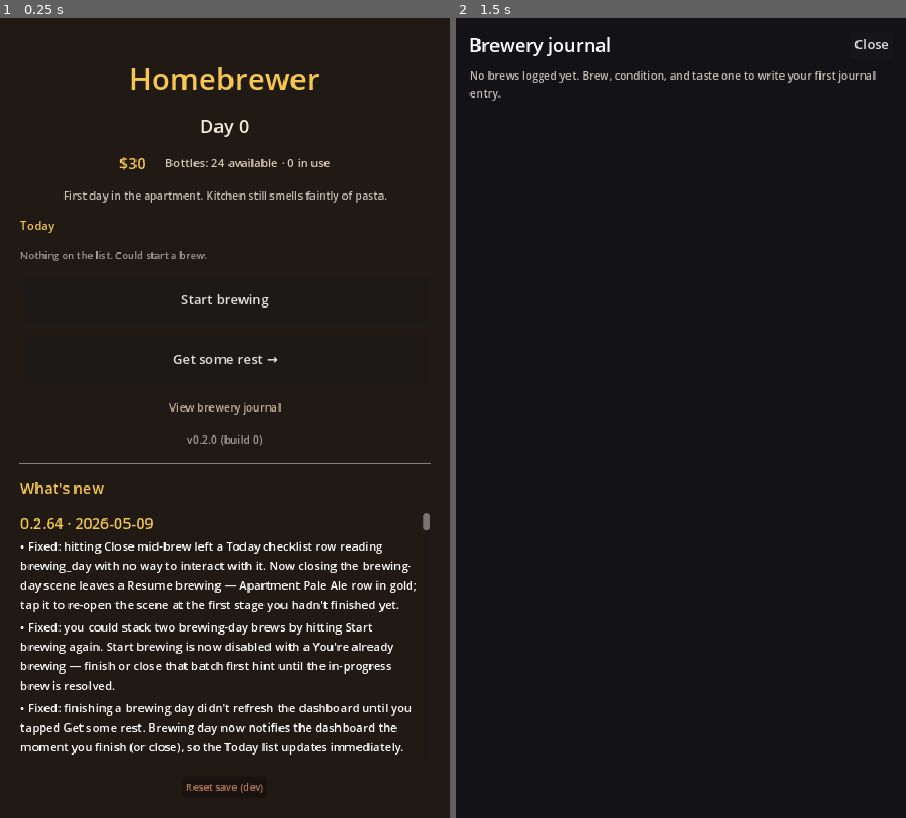
Above: before the commit, frames 1-2 (left to right).
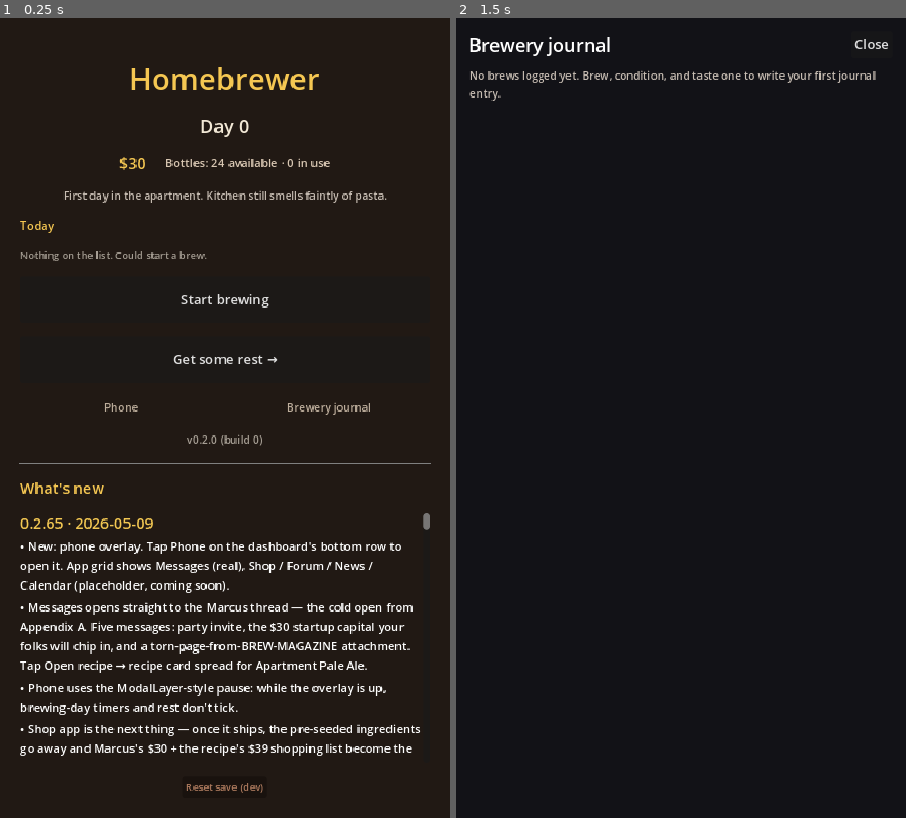
Above: after the commit, the same moments.

Repository: Shadaeiou/homebrewer
Game: Godot game, scene res://scenes/main.tscn
Two runs of this game, one before a commit and one after it. Both use one fixed random seed, a clock stepped at 60 frames per second and the inputs below.
Inputs (mouse positions are in pixels of both pictures, inside the frame that each line leads up to):
- Up to frame 1 (0.25 s): no input
- Up to frame 2 (1.5 s): click "View brewery journal" (after the commit: "Brewery journal") at 0.5 s; click (577, 410) at 1.25 s, where only the run after the commit has a clickable "Phone"

The runs differ from the first frame. In frame 1, 6.8% of the frame differs, in the area x 4-96%, y 48-93%; in frame 2, nothing differs.

Commit message:
Phone overlay shell + Messages app (Marcus cold open)
First chunk of step 10's Phone work. The overlay framework + Messages
land here; Shop app comes next and replaces the pre-seeded inventory
hack with the canonical Appendix A $30 / $39 trade-off.

scripts/main.gd
  + push_phone(scene, configure) / pop_phone(). Same pause semantics as
    push_modal but lives on PhoneLayer (layer=50, between active scene
    and modals). Phone subscenes don't stack on PhoneLayer; they swap
    inline inside the overlay.

scripts/phone/phone_overlay.gd + scenes/phone/phone_overlay.tscn
  Header (Back / Title / Close) + 2-column app grid + content slot.
  APPS list: Messages (available), Shop / Forum / News / Calendar
  (placeholder, button.disabled = true with "(coming soon)" suffix).
  Tapping an available app instantiates its scene into the content
  slot and swaps the header. Apps can implement on_phone_back() to
  consume the Back press for internal navigation (e.g. messages →
  recipe card → messages).

scripts/phone/messages_app.gd + scenes/phone/messages_app.tscn
  Single thread: Marcus, with the verbatim 5-message Appendix A cold
  open ("yo party next saturday at my place" / "you said you might
  try brewing right?" / "no pressure but" / "Mom & Dad said they'd
  chip in $30 ... 'startup capital' lol" / [torn page from BREW
  MAGAZINE] attachment). Tapping the recipe attachment swaps the
  thread for a recipe-card sub-view; on_phone_back pops back to the
  thread before falling through to the grid.

scripts/phone/recipe_card.gd + scenes/phone/recipe_card.tscn
  Renders a RecipeDef as a printable spread: name + tagline +
  Ingredients line ("Ingredients (5 gal): 6 lb LME · 1 oz Cascade @
  60min · 0.5 oz Cascade @ 15min · 0.5 oz Cascade @ flameout · 1
  packet US-05 dry ale · 5 gal water · 5 oz priming sugar") +
  Targets ("OG 1.045 · FG 1.012 · ABV 4.5%% · IBU 30") + Notes
  ("Boil 2.5 gallons. Add LME late. Top off with cold water in the
  fermenter."). Matches Appendix A's recipe card text.

  Quirk hit: GDScript's % operator doesn't support %g; using a
  small _fmt_qty helper that strips trailing ".0" so 6.0 lb reads
  6 lb but 0.5 oz keeps its decimal.

scenes/dashboard.tscn / scripts/dashboard.gd
  + BottomRow HBox replacing the standalone Journal button. Two
    flat tan buttons side-by-side: Phone | Brewery journal.
    Phone → push_phone(PHONE_OVERLAY_SCENE).

tools/screenshot_harness.gd
  + phone_overlay_grid.png (app grid with 4 disabled tiles + Messages)
  + messages_app.png (the Marcus thread with all five bubbles + the
    Open recipe button)
  + recipe_card.png (Apartment Pale Ale spread with the Appendix A
    text)

119/119 tests, 353 asserts. changelog 0.2.65.

Diff:
--- a/godot/data/changelog.json
+++ b/godot/data/changelog.json
@@ -1,4 +1,14 @@
 [
+  {
+    "version": "0.2.65",
+    "date": "2026-05-09",
+    "bullets": [
+      "New: phone overlay. Tap Phone on the dashboard's bottom row to open it. App grid shows Messages (real), Shop / Forum / News / Calendar (placeholder, coming soon).",
+      "Messages opens straight to the Marcus thread — the cold open from Appendix A. Five messages: party invite, the $30 startup capital your folks will chip in, and a torn-page-from-BREW-MAGAZINE attachment. Tap Open recipe → recipe card spread for Apartment Pale Ale.",
+      "Phone uses the ModalLayer-style pause: while the overlay is up, brewing-day timers and rest don't tick.",
+      "Shop app is the next thing — once it ships, the pre-seeded ingredients go away and Marcus's $30 + the recipe's $39 shopping list become the real first-decision moment."
+    ]
+  },
   {
     "version": "0.2.64",
     "date": "2026-05-09",
--- a/godot/scenes/dashboard.tscn
+++ b/godot/scenes/dashboard.tscn
@@ -112,11 +112,25 @@
 layout_mode = 2
 text = "Get some rest →"
 
-[node name="JournalButton" type="Button" parent="Margin/Body"]
-unique_name_in_owner = true
-layout_mode = 2
+[node name="BottomRow" type="HBoxContainer" parent="Margin/Body"]
+layout_mode = 2
+theme_override_constants/separation = 8
+
+[node name="PhoneButton" type="Button" parent="Margin/Body/BottomRow"]
+unique_name_in_owner = true
+layout_mode = 2
+size_flags_horizontal = 3
 flat = true
-text = "View brewery journal"
+text = "Phone"
+modulate = Color(0.85, 0.78, 0.70, 1)
+theme_override_font_sizes/font_size = 13
+
+[node name="JournalButton" type="Button" parent="Margin/Body/BottomRow"]
+unique_name_in_owner = true
+layout_mode = 2
+size_flags_horizontal = 3
+flat = true
+text = "Brewery journal"
 modulate = Color(0.85, 0.78, 0.70, 1)
 theme_override_font_sizes/font_size = 13
 
--- /dev/null
+++ b/godot/scenes/phone/messages_app.tscn
@@ -0,0 +1,55 @@
+[gd_scene load_steps=2 format=3 uid="uid://b8messagesapphcwma"]
+
+[ext_resource type="Script" path="res://scripts/phone/messages_app.gd" id="1_msg"]
+
+[node name="MessagesApp" type="Control"]
+layout_mode = 3
+anchors_preset = 15
+anchor_right = 1.0
+anchor_bottom = 1.0
+grow_horizontal = 2
+grow_vertical = 2
+script = ExtResource("1_msg")
+
+[node name="ThreadView" type="VBoxContainer" parent="."]
+unique_name_in_owner = true
+layout_mode = 1
+anchors_preset = 15
+anchor_right = 1.0
+anchor_bottom = 1.0
+grow_horizontal = 2
+grow_vertical = 2
+theme_override_constants/separation = 8
+
+[node name="SenderHeader" type="Label" parent="ThreadView"]
+unique_name_in_owner = true
+layout_mode = 2
+text = "Marcus"
+theme_override_font_sizes/font_size = 16
+theme_override_colors/font_color = Color(0.96, 0.78, 0.32, 1)
+
+[node name="Hint" type="Label" parent="ThreadView"]
+layout_mode = 2
+text = "Saturday morning · 9:14 AM"
+theme_override_font_sizes/font_size = 11
+modulate = Color(0.65, 0.62, 0.58, 1)
+
+[node name="Scroll" type="ScrollContainer" parent="ThreadView"]
+layout_mode = 2
+size_flags_vertical = 3
+
+[node name="BubbleList" type="VBoxContainer" parent="ThreadView/Scroll"]
+unique_name_in_owner = true
+layout_mode = 2
+size_flags_horizontal = 3
+theme_override_constants/separation = 8
+
+[node name="RecipeSlot" type="PanelContainer" parent="."]
+unique_name_in_owner = true
+layout_mode = 1
+anchors_preset = 15
+anchor_right = 1.0
+anchor_bottom = 1.0
+grow_horizontal = 2
+grow_vertical = 2
+visible = false
--- /dev/null
+++ b/godot/scenes/phone/phone_overlay.tscn
@@ -0,0 +1,82 @@
+[gd_scene load_steps=2 format=3 uid="uid://b8phoneoverlayhcwma"]
+
+[ext_resource type="Script" path="res://scripts/phone/phone_overlay.gd" id="1_phone"]
+
+[node name="PhoneOverlay" type="Control"]
+layout_mode = 3
+anchors_preset = 15
+anchor_right = 1.0
+anchor_bottom = 1.0
+grow_horizontal = 2
+grow_vertical = 2
+mouse_filter = 0
+script = ExtResource("1_phone")
+
+[node name="Background" type="ColorRect" parent="."]
+layout_mode = 1
+anchors_preset = 15
+anchor_right = 1.0
+anchor_bottom = 1.0
+grow_horizontal = 2
+grow_vertical = 2
+color = Color(0.05, 0.06, 0.08, 0.96)
+
+[node name="Margin" type="MarginContainer" parent="."]
+layout_mode = 1
+anchors_preset = 15
+anchor_right = 1.0
+anchor_bottom = 1.0
+grow_horizontal = 2
+grow_vertical = 2
+theme_override_constants/margin_left = 12
+theme_override_constants/margin_top = 12
+theme_override_constants/margin_right = 12
+theme_override_constants/margin_bottom = 12
+
+[node name="Stack" type="VBoxContainer" parent="Margin"]
+layout_mode = 2
+theme_override_constants/separation = 12
+
+[node name="Header" type="HBoxContainer" parent="Margin/Stack"]
+layout_mode = 2
+theme_override_constants/separation = 12
+
+[node name="BackButton" type="Button" parent="Margin/Stack/Header"]
+unique_name_in_owner = true
+layout_mode = 2
+visible = false
+text = "← Back"
+
+[node name="TitleLabel" type="Label" parent="Margin/Stack/Header"]
+unique_name_in_owner = true
+layout_mode = 2
+size_flags_horizontal = 3
+text = "Phone"
+theme_override_font_sizes/font_size = 18
+horizontal_alignment = 1
+
+[node name="CloseButton" type="Button" parent="Margin/Stack/Header"]
+unique_name_in_owner = true
+layout_mode = 2
+text = "Close"
+
+[node name="AppGrid" type="GridContainer" parent="Margin/Stack"]
+unique_name_in_owner = true
+layout_mode = 2
+theme_override_constants/h_separation = 8
+theme_override_constants/v_separation = 8
+columns = 2
+
+[node name="PlaceholderLabel" type="Label" parent="Margin/Stack"]
+unique_name_in_owner = true
+layout_mode = 2
+text = "Tap an app to open it. Most are placeholders for now — Messages is the cold open."
+theme_override_font_sizes/font_size = 12
+modulate = Color(0.65, 0.62, 0.58, 1)
+autowrap_mode = 3
+horizontal_alignment = 1
+
+[node name="ContentSlot" type="PanelContainer" parent="Margin/Stack"]
+unique_name_in_owner = true
+layout_mode = 2
+size_flags_vertical = 3
--- /dev/null
+++ b/godot/scenes/phone/recipe_card.tscn
@@ -0,0 +1,86 @@
+[gd_scene load_steps=2 format=3 uid="uid://b8recipecardhcwma"]
+
+[ext_resource type="Script" path="res://scripts/phone/recipe_card.gd" id="1_rc"]
+
+[node name="RecipeCard" type="Control"]
+layout_mode = 3
+anchors_preset = 15
+anchor_right = 1.0
+anchor_bottom = 1.0
+grow_horizontal = 2
+grow_vertical = 2
+script = ExtResource("1_rc")
+
+[node name="Margin" type="MarginContainer" parent="."]
+layout_mode = 1
+anchors_preset = 15
+anchor_right = 1.0
+anchor_bottom = 1.0
+grow_horizontal = 2
+grow_vertical = 2
+theme_override_constants/margin_left = 12
+theme_override_constants/margin_top = 12
+theme_override_constants/margin_right = 12
+theme_override_constants/margin_bottom = 12
+
+[node name="Stack" type="VBoxContainer" parent="Margin"]
+layout_mode = 2
+theme_override_constants/separation = 12
+
+[node name="NameLabel" type="Label" parent="Margin/Stack"]
+unique_name_in_owner = true
+layout_mode = 2
+text = "Apartment Pale Ale"
+theme_override_font_sizes/font_size = 22
+theme_override_colors/font_color = Color(0.96, 0.78, 0.32, 1)
+horizontal_alignment = 1
+
+[node name="TaglineLabel" type="Label" parent="Margin/Stack"]
+unique_name_in_owner = true
+layout_mode = 2
+text = "\"Bulletproof first batch. Forgiving. Tasty.\""
+theme_override_font_sizes/font_size = 12
+modulate = Color(0.85, 0.78, 0.70, 1)
+horizontal_alignment = 1
+
+[node name="Sep1" type="HSeparator" parent="Margin/Stack"]
+layout_mode = 2
+
+[node name="IngredientsHeader" type="Label" parent="Margin/Stack"]
+layout_mode = 2
+text = "Ingredients"
+theme_override_font_sizes/font_size = 14
+modulate = Color(0.96, 0.78, 0.32, 1)
+
+[node name="IngredientsLabel" type="Label" parent="Margin/Stack"]
+unique_name_in_owner = true
+layout_mode = 2
+text = ""
+theme_override_font_sizes/font_size = 12
+autowrap_mode = 3
+
+[node name="Sep2" type="HSeparator" parent="Margin/Stack"]
+layout_mode = 2
+
+[node name="TargetsHeader" type="Label" parent="Margin/Stack"]
+layout_mode = 2
+text = "Targets"
+theme_override_font_sizes/font_size = 14
+modulate = Color(0.96, 0.78, 0.32, 1)
+
+[node name="TargetsLabel" type="Label" parent="Margin/Stack"]
+unique_name_in_owner = true
+layout_mode = 2
+text = ""
+theme_override_font_sizes/font_size = 12
+
+[node name="Sep3" type="HSeparator" parent="Margin/Stack"]
+layout_mode = 2
+
+[node name="NotesLabel" type="Label" parent="Margin/Stack"]
+unique_name_in_owner = true
+layout_mode = 2
+text = ""
+theme_override_font_sizes/font_size = 12
+modulate = Color(0.85, 0.85, 0.55, 1)
+autowrap_mode = 3
--- a/godot/scripts/dashboard.gd
+++ b/godot/scripts/dashboard.gd
@@ -18,6 +18,7 @@
 const BOTTLING_SCENE         := preload("res://scenes/minigames/bottling.tscn")
 const TASTING_SCENE          := preload("res://scenes/minigames/tasting.tscn")
 const JOURNAL_SCENE          := preload("res://scenes/journal.tscn")
+const PHONE_OVERLAY_SCENE    := preload("res://scenes/phone/phone_overlay.tscn")
 const CHECK_FERMENTER_MODAL  := preload("res://scenes/modals/check_fermenter.tscn")
 
 const STARTER_RECIPE_ID := "apartment_pale_ale"
@@ -30,6 +31,7 @@
 @onready var checklist_header: Label = %ChecklistHeader
 @onready var checklist_list: VBoxContainer = %ChecklistList
 @onready var journal_button: Button = %JournalButton
+@onready var phone_button: Button = %PhoneButton
 @onready var start_brewing_button: Button = %StartBrewingButton
 @onready var start_brewing_hint: Label = %StartBrewingHint
 @onready var version_label: Label = %VersionLabel
@@ -45,6 +47,7 @@
 	rest_button.pressed.connect(_on_rest_pressed)
 	start_brewing_button.pressed.connect(_on_start_brewing_pressed)
 	journal_button.pressed.connect(_on_journal_pressed)
+	phone_button.pressed.connect(_on_phone_pressed)
 	dev_reset_button.pressed.connect(_on_dev_reset_pressed)
 	reset_confirm_dialog.confirmed.connect(_on_dev_reset_confirmed)
 	Updater.update_available.connect(_on_update_available)
@@ -64,6 +67,11 @@
 	var main := get_tree().root.get_node_or_null("Main")
 	if main and main.has_method("mount_active_scene"):
 		main.mount_active_scene(JOURNAL_SCENE)
+
+func _on_phone_pressed() -> void:
+	var main := get_tree().root.get_node_or_null("Main")
+	if main and main.has_method("push_phone"):
+		main.push_phone(PHONE_OVERLAY_SCENE)
 
 func _on_dev_reset_pressed() -> void:
 	reset_confirm_dialog.popup_centered()
--- a/godot/scripts/main.gd
+++ b/godot/scripts/main.gd
@@ -51,6 +51,23 @@
 	if TimeService.is_scene_running():
 		TimeService.end_scene()
 
+func push_phone(scene: PackedScene, configure: Callable = Callable()) -> Node:
+	## Push the phone overlay onto PhoneLayer per 7.2. Same pause semantics
+	## as a modal but lives at layer=50 (between active scene and modals).
+	## Phone subscenes (Messages / Shop / Calendar / etc.) live inside the
+	## overlay and swap inline rather than stacking on PhoneLayer.
+	var instance: Node = scene.instantiate()
+	if configure.is_valid():
+		configure.call(instance)
+	phone_layer.add_child(instance)
+	get_tree().paused = true
+	return instance
+
+func pop_phone() -> void:
+	for child in phone_layer.get_children():
+		child.queue_free()
+	get_tree().paused = false
+
 func push_modal(scene: PackedScene, configure: Callable = Callable()) -> Node:
 	## Push a modal onto ModalLayer per 7.2. Pauses the rest of the scene
 	## tree so brewing-day timers / scene_clock don't keep running while
--- /dev/null
+++ b/godot/scripts/phone/messages_app.gd
@@ -0,0 +1,107 @@
+extends Control
+
+## Messages app — single thread (Marcus) per Appendix A's cold open. The
+## five-message thread is the player's first contact with the brewing
+## prompt: party invite, the $30 startup capital, and the BREW MAGAZINE
+## recipe attachment that opens the Apartment Pale Ale recipe card.
+##
+## Tapping the recipe attachment swaps the messages view for an inline
+## recipe card. The phone overlay's Back button is wired to call
+## on_phone_back() so navigating Marcus → recipe → Marcus works one
+## level at a time before falling back to the app grid.
+##
+## v1 is read-only — no replies, no message authoring. Marcus stays
+## the only thread until the NPC + relationship system lands.
+
+const RECIPE_CARD := preload("res://scenes/phone/recipe_card.tscn")
+
+const MARCUS_MESSAGES := [
+	{"body": "yo party next saturday at my place"},
+	{"body": "you said you might try brewing right? would be sick if you brought beer"},
+	{"body": "no pressure but"},
+	{"body": "Mom & Dad said they'd chip in $30 if you do it btw, called it your 'startup capital' lol"},
+	{"type": "recipe_attachment", "recipe_id": "apartment_pale_ale",
+		"label": "[image] torn page from BREW MAGAZINE"},
+]
+
+@onready var _thread_view: Control = %ThreadView
+@onready var _recipe_slot: PanelContainer = %RecipeSlot
+@onready var _bubble_list: VBoxContainer = %BubbleList
+@onready var _sender_header: Label = %SenderHeader
+
+var _phone_overlay: Control = null
+var _recipe_card: Control = null
+
+func _ready() -> void:
+	_sender_header.text = "Marcus"
+	_render_thread()
+	_show_thread()
+
+func set_phone_overlay(overlay: Control) -> void:
+	_phone_overlay = overlay
+
+func on_phone_back() -> bool:
+	## Phone-overlay back button hook. If a recipe card is open, close it
+	## and tell the overlay we consumed the press; otherwise fall through.
+	if _recipe_card != null:
+		_close_recipe()
+		return true
+	return false
+
+func _render_thread() -> void:
+	for child in _bubble_list.get_children():
+		child.queue_free()
+	for msg in MARCUS_MESSAGES:
+		_bubble_list.add_child(_bubble(msg))
+
+func _bubble(msg: Dictionary) -> Control:
+	var box := PanelContainer.new()
+	box.size_flags_horizontal = Control.SIZE_SHRINK_BEGIN
+	box.custom_minimum_size = Vector2(200, 0)
+
+	var inner := VBoxContainer.new()
+	inner.add_theme_constant_override("separation", 4)
+	box.add_child(inner)
+
+	var msg_type := String(msg.get("type", "text"))
+	if msg_type == "recipe_attachment":
+		var label := Label.new()
+		label.text = String(msg.get("label", "[attachment]"))
+		label.add_theme_font_size_override("font_size", 11)
+		label.add_theme_color_override("font_color", Color(0.78, 0.74, 0.70))
+		label.autowrap_mode = TextServer.AUTOWRAP_WORD_SMART
+		inner.add_child(label)
+		var open_btn := Button.new()
+		open_btn.text = "Open recipe"
+		var rid: String = String(msg.get("recipe_id", ""))
+		open_btn.pressed.connect(func(): _open_recipe(rid))
+		inner.add_child(open_btn)
+	else:
+		var label := Label.new()
+		label.text = String(msg.get("body", ""))
+		label.add_theme_font_size_override("font_size", 13)
+		label.autowrap_mode = TextServer.AUTOWRAP_WORD_SMART
+		inner.add_child(label)
+	return box
+
+func _show_thread() -> void:
+	_thread_view.visible = true
+	_recipe_slot.visible = false
+	if _phone_overlay != null and _phone_overlay.has_method("set_app_title"):
+		_phone_overlay.set_app_title("Marcus")
+
+func _open_recipe(recipe_id: String) -> void:
+	_close_recipe()  # safety
+	_recipe_card = RECIPE_CARD.instantiate()
+	_recipe_card.recipe_id = recipe_id
+	_recipe_slot.add_child(_recipe_card)
+	_thread_view.visible = false
+	_recipe_slot.visible = true
+	if _phone_overlay != null and _phone_overlay.has_method("set_app_title"):
+		_phone_overlay.set_app_title("Recipe")
+
+func _close_recipe() -> void:
+	if _recipe_card != null:
+		_recipe_card.queue_free()
+		_recipe_card = null
+	_show_thread()
--- /dev/null
+++ b/godot/scripts/phone/phone_overlay.gd
@@ -0,0 +1,105 @@
+extends Control
+
+## Phone overlay per DESIGN.md 1.4 + 7.2. Lives on PhoneLayer (layer=50).
+## Pauses the rest of the tree while up so the brewing-day clock /
+## anomalies don't run while the player's reading messages.
+##
+## v1 ships Messages (Marcus thread) as the only fully-wired app —
+## that's the cold open from Appendix A. Shop / Forum / News / Calendar
+## are placeholder tiles in the grid; tapping them shows a "coming soon"
+## stub. The Phone overlay itself is the architectural piece this commit
+## lands so each app can drop in as it gets built.
+
+signal closed
+
+const APPS := [
+	{"id": "messages", "label": "Messages",  "scene": preload("res://scenes/phone/messages_app.tscn"), "available": true},
+	{"id": "shop",     "label": "Shop",      "scene": null,  "available": false},
+	{"id": "forum",    "label": "Forum",     "scene": null,  "available": false},
+	{"id": "news",     "label": "News",      "scene": null,  "available": false},
+	{"id": "calendar", "label": "Calendar",  "scene": null,  "available": false},
+]
+
+@onready var _back_button: Button = %BackButton
+@onready var _close_button: Button = %CloseButton
+@onready var _title_label: Label = %TitleLabel
+@onready var _grid_container: GridContainer = %AppGrid
+@onready var _content_slot: PanelContainer = %ContentSlot
+@onready var _placeholder_label: Label = %PlaceholderLabel
+
+var _current_app: Control = null
+
+func _ready() -> void:
+	# Run while tree is paused so phone input still works.
+	process_mode = Node.PROCESS_MODE_ALWAYS
+	_back_button.pressed.connect(_on_back_pressed)
+	_close_button.pressed.connect(_on_close_pressed)
+	_render_grid()
+	_show_grid()
+
+func _render_grid() -> void:
+	for child in _grid_container.get_children():
+		child.queue_free()
+	for app in APPS:
+		var btn := Button.new()
+		btn.text = String(app["label"])
+		btn.custom_minimum_size = Vector2(0, 80)
+		btn.size_flags_horizontal = Control.SIZE_EXPAND_FILL
+		if not bool(app["available"]):
+			btn.disabled = true
+			btn.text += "\n(coming soon)"
+		else:
+			var id := String(app["id"])
+			btn.pressed.connect(func(): _show_app(id))
+		_grid_container.add_child(btn)
+
+func _show_grid() -> void:
+	_clear_app()
+	_grid_container.visible = true
+	_back_button.visible = false
+	_title_label.text = "Phone"
+	_placeholder_label.visible = true
+
+func _show_app(app_id: String) -> void:
+	for app in APPS:
+		if String(app["id"]) == app_id:
+			_clear_app()
+			var packed: PackedScene = app["scene"]
+			if packed == null:
+				return
+			_current_app = packed.instantiate()
+			# Pass the overlay reference in case the app needs to swap
+			# its own internal sub-view (e.g. messages → recipe card).
+			if _current_app.has_method("set_phone_overlay"):
+				_current_app.set_phone_overlay(self)
+			_content_slot.add_child(_current_app)
+			_grid_container.visible = false
+			_back_button.visible = true
+			_title_label.text = String(app["label"])
+			_placeholder_label.visible = false
+			return
+
+func _clear_app() -> void:
+	if _current_app != null:
+		_current_app.queue_free()
+		_current_app = null
+
+func set_app_title(text: String) -> void:
+	## Apps call this to update the header crumb when they navigate
+	## into a sub-view (Messages → Marcus thread → recipe card).
+	_title_label.text = text
+
+func _on_back_pressed() -> void:
+	# If the current app wants to handle Back internally (e.g. messages
+	# popping a recipe-card sub-view), give it a chance.
+	if _current_app != null and _current_app.has_method("on_phone_back"):
+		var consumed: bool = _current_app.on_phone_back()
+		if consumed:
+			return
+	_show_grid()
+
+func _on_close_pressed() -> void:
+	closed.emit()
+	var main := get_tree().root.get_node_or_null("Main")
+	if main and main.has_method("pop_phone"):
+		main.pop_phone()
--- /dev/null
+++ b/godot/scripts/phone/recipe_card.gd
@@ -0,0 +1,59 @@
+extends Control
+
+## Recipe card — the BREW MAGAZINE attachment from Appendix A. Renders
+## a RecipeDef as a printable-looking spread: name + tagline, ingredients
+## list, target numbers, brewing notes. Read-only; this isn't where the
+## player edits a recipe.
+
+@onready var _name_label: Label = %NameLabel
+@onready var _tagline_label: Label = %TaglineLabel
+@onready var _ingredients_label: Label = %IngredientsLabel
+@onready var _targets_label: Label = %TargetsLabel
+@onready var _notes_label: Label = %NotesLabel
+
+var recipe_id: String = ""
+
+func _ready() -> void:
+	if recipe_id == "":
+		return
+	var path: String = "res://data/recipes/%s.tres" % recipe_id
+	var recipe: RecipeDef = load(path)
+	if recipe == null:
+		_name_label.text = "Recipe not found"
+		return
+	_name_label.text = recipe.display_name
+	_tagline_label.text = "\"Bulletproof first batch. Forgiving. Tasty.\""
+
+	# Build the ingredients line in Appendix A's format. (GDScript's %
+	# operator doesn't support %g, so we format floats via String() to
+	# strip trailing zeros manually.)
+	var bits: PackedStringArray = PackedStringArray()
+	for f in recipe.fermentables:
+		bits.append("%s lb %s" % [_fmt_qty(f.get("weight_lb", 0)), String(f.get("item", ""))])
+	for h in recipe.hop_schedule:
+		var minutes: int = int(h.get("minutes_remaining", 0))
+		var when_label: String = "@ flameout" if minutes == 0 else "@ %dmin" % minutes
+		bits.append("%s oz %s %s" % [
+			_fmt_qty(h.get("weight_oz", 0)),
+			String(h.get("item", "")),
+			when_label,
+		])
+	bits.append("1 packet %s" % String(recipe.yeast.get("item", "")))
+	bits.append("%s gal water" % _fmt_qty(recipe.batch_size_gal))
+	bits.append("%s oz priming sugar" % _fmt_qty(recipe.priming_sugar_oz))
+	var joined: String = " · ".join(bits)
+	_ingredients_label.text = "Ingredients (%s gal): %s" % [_fmt_qty(recipe.batch_size_gal), joined]
+
+	_targets_label.text = "Targets: OG %.3f · FG %.3f · ABV %.1f%% · IBU %.0f" % [
+		recipe.target_og, recipe.target_fg, recipe.target_abv, recipe.target_ibu,
+	]
+
+	_notes_label.text = "Boil %s gallons. Add LME late. Top off with cold water in the fermenter." % _fmt_qty(recipe.boil_volume_gal)
+
+func _fmt_qty(v) -> String:
+	# Strip trailing ".0" so "6.0 lb" reads as "6 lb"; keep one decimal
+	# otherwise (Cascade additions are 0.5 oz, batch_size 5.0 gal etc.).
+	var f := float(v)
+	if f == floor(f):
+		return str(int(f))
+	return "%.1f" % f
--- a/godot/tools/screenshot_harness.gd
+++ b/godot/tools/screenshot_harness.gd
@@ -39,6 +39,10 @@
 		"journal_wipe": true},
 	{"name": "journal_populated", "path": "res://scenes/journal.tscn", "frames": 5,
 		"journal_synthetic_entries": true},
+	{"name": "phone_overlay_grid", "path": "res://scenes/phone/phone_overlay.tscn", "frames": 5},
+	{"name": "messages_app", "path": "res://scenes/phone/messages_app.tscn", "frames": 5},
+	{"name": "recipe_card", "path": "res://scenes/phone/recipe_card.tscn", "frames": 5,
+		"props": {"recipe_id": "apartment_pale_ale"}},
 	{"name": "check_fermenter_modal", "path": "res://scenes/modals/check_fermenter.tscn",
 		"frames": 5, "synthetic_brew": {"stage": "fermenting", "days_elapsed_in_stage": 3},
 		"props": {"brew_id": "synthetic_1"}},
